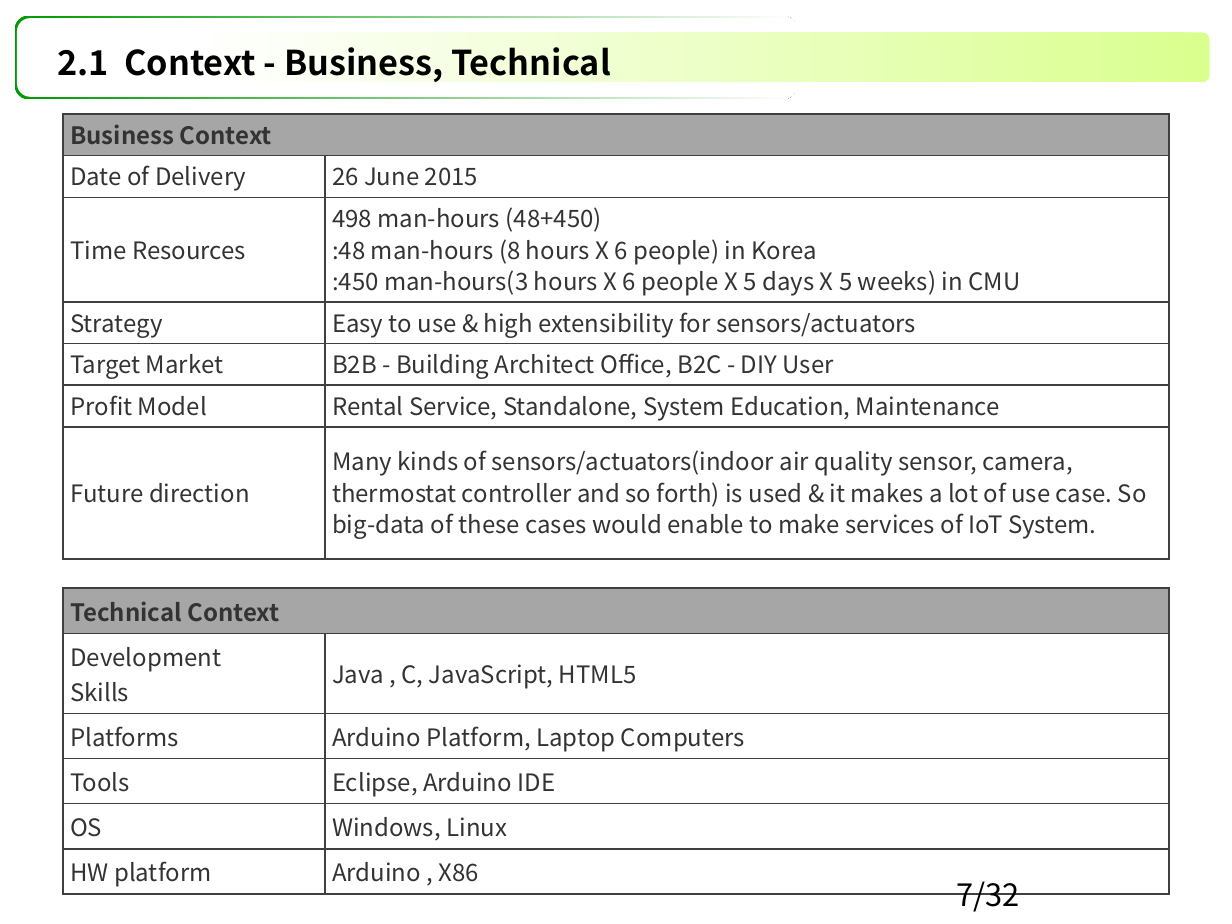
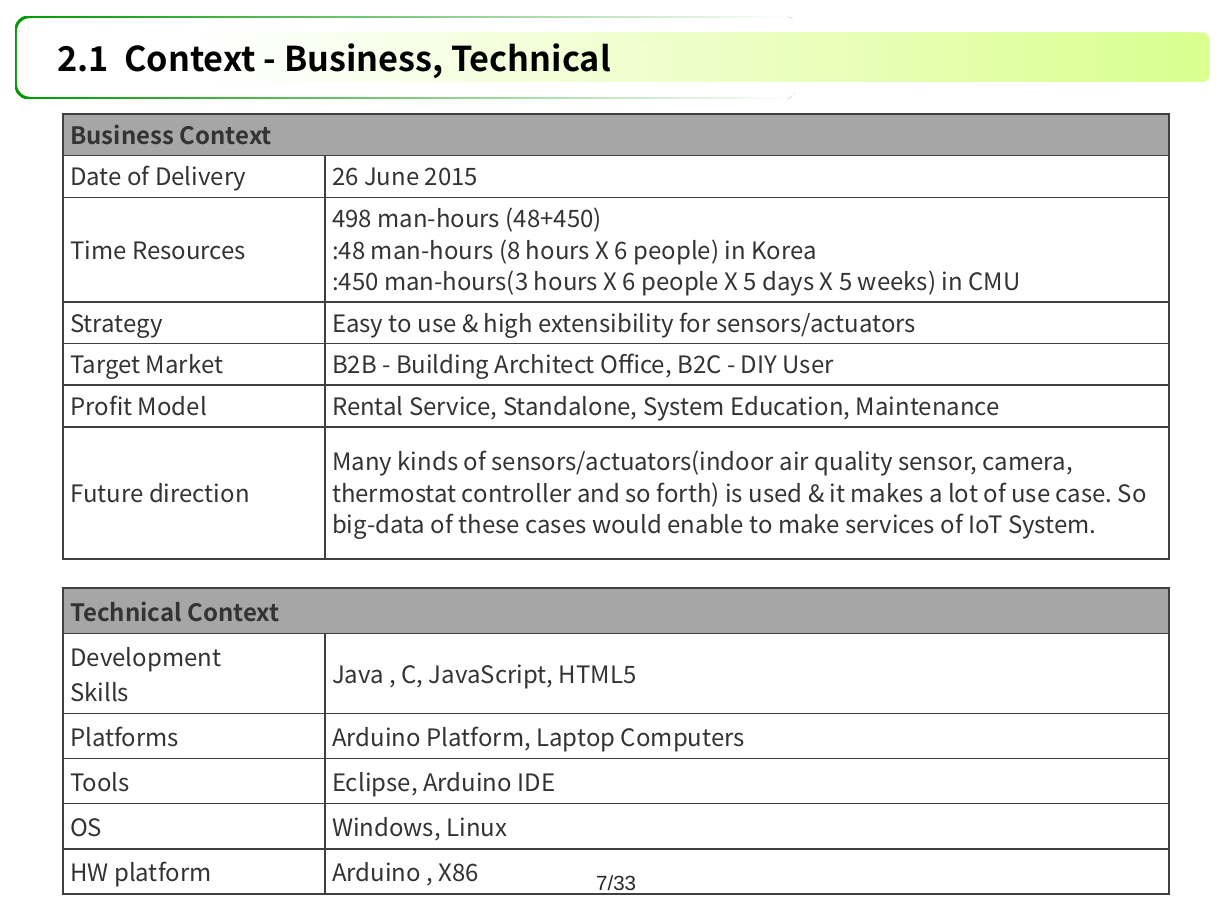
Before and after one commit to youkkwon/smarthome, a slide deck: slide 7 of doc/Docs/IoT System Final Presentation_06271447.pptx. Drawn at 1232x924 pixels with LibreOffice and Linux fonts; fonts in the diff are those of the drawing. Boxes give left, top, right and bottom in pixels: in the first picture for what was removed or moved away, otherwise in the second. Text is boxed around its words. In the diff, an @@ line names an element or a change of style, - is before the commit and + after.

```diff
--- a/doc/Docs/IoT System Final Presentation_06271447.pptx
+++ b/doc/Docs/IoT System Final Presentation_06271447.pptx
@@ title "2.1 Context - Business, Technical": place and size @@
-title "2.1 Context - Business, Technical" at bbox=[57, 47, 611, 85]
+title "2.1 Context - Business, Technical" at bbox=[57, 43, 611, 78]
@@ page number added at bbox=[596, 875, 636, 895], 12 pt, text #262626 @@
+7/33
@@ page number removed at bbox=[957, 881, 1020, 912] @@
-7/32
```
Also in this commit, not shown: 39 other slides changed.
